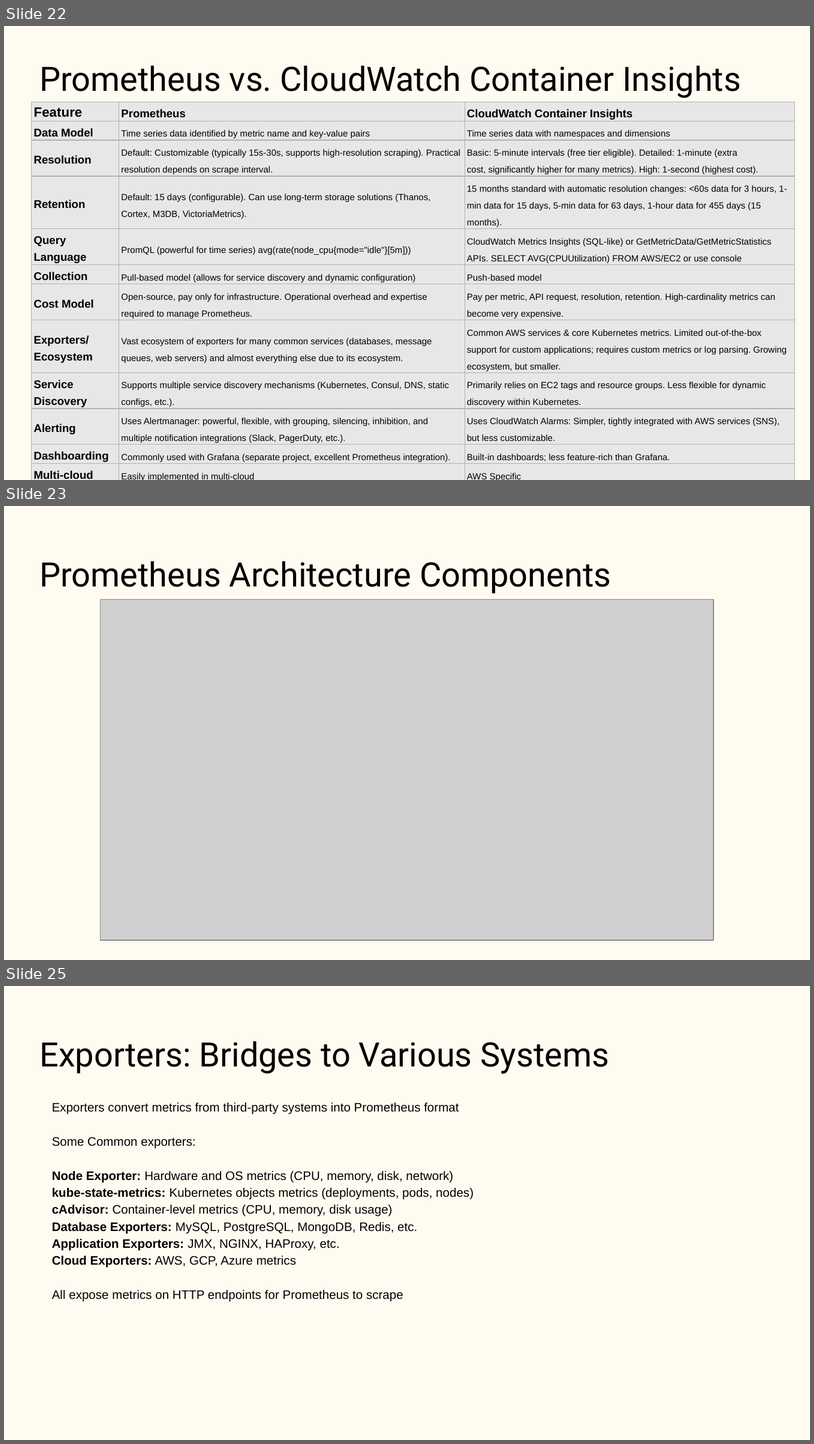
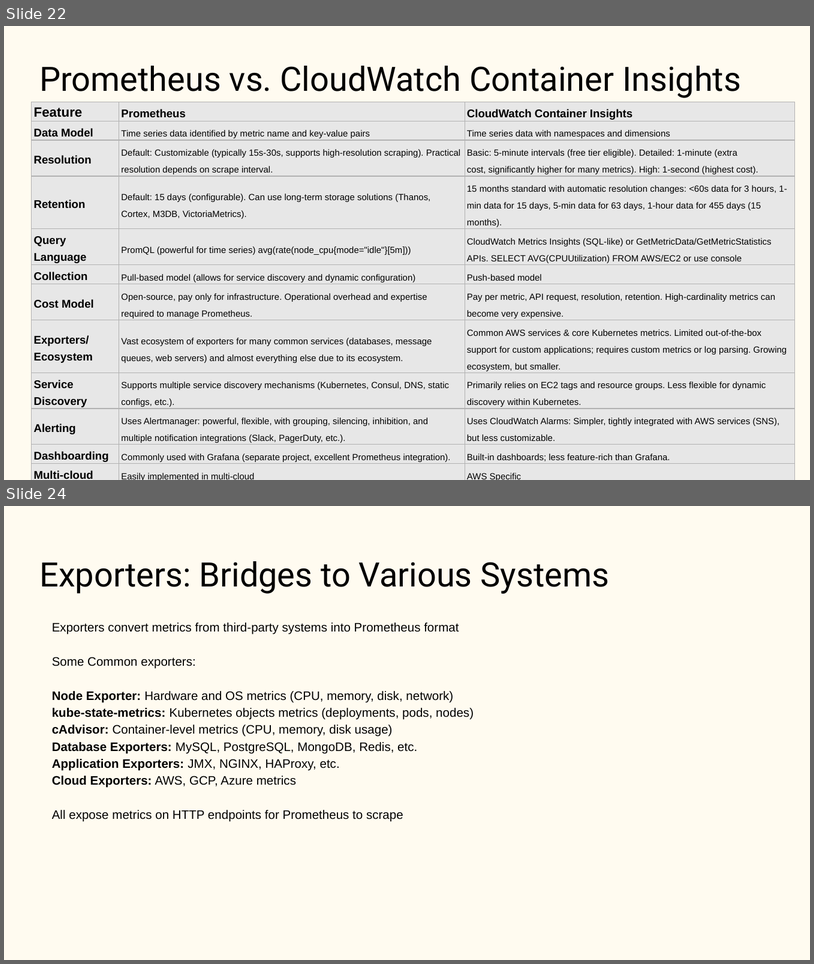
Before and after one commit to aryanm12/observability-demo, a slide deck: Observability.pptx. Shown one above the other, each under a label of ours: slides 22, 23 and 25 before the commit, slides 22 and 24 after it; the slides between them are not shown. The pictures are 814x1444 and 814x964 pixels, drawn with LibreOffice and Linux fonts; fonts in the diff are those of the drawing; grey boxes stand for pictures. Boxes give left, top, right and bottom in pixels: in the first picture for what was removed or moved away, otherwise in the second. Text is boxed around its words. In the diff, an @@ line names an element or a change of style, - is before the commit and + after.

```diff
--- a/Observability.pptx
+++ b/Observability.pptx
@@ slide 23 removed at [4,506,810,960], background #FFFBF0 @@
@@ title removed at [39,561,611,594] @@
-Prometheus Architecture Components
@@ picture removed at [101,600,714,940] @@
@@ what was slide 25 is now slide 24 @@
```
Also in this commit, not shown: 10 slides changed, 1 other slide removed, 2 other files.
